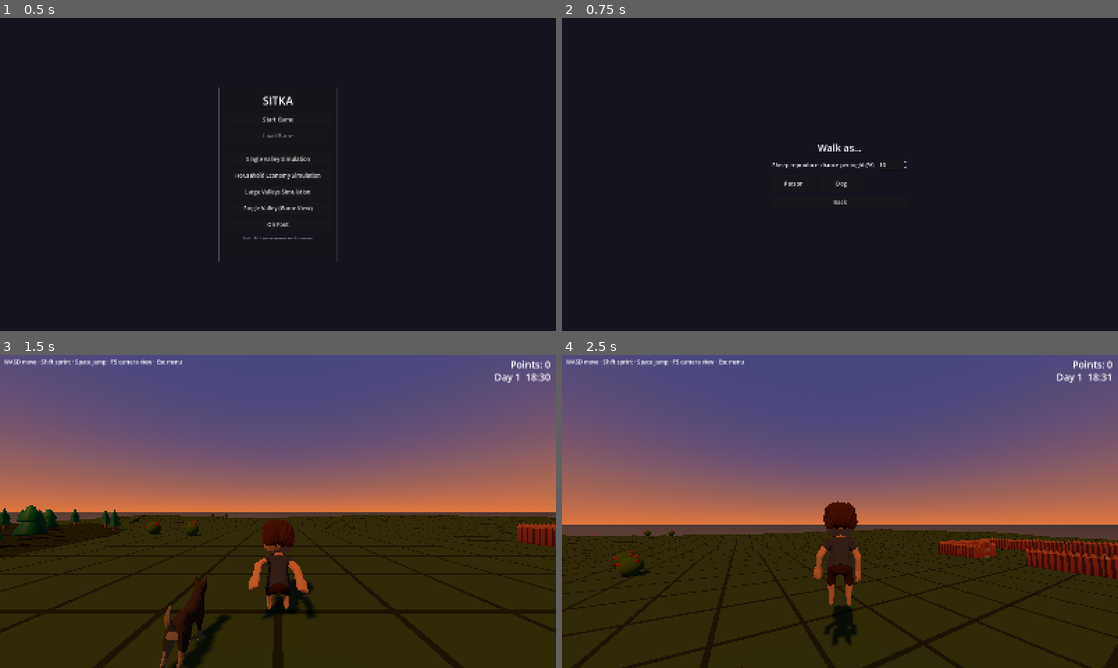
Above: before the commit, frames 1-4 (two rows, left to right).
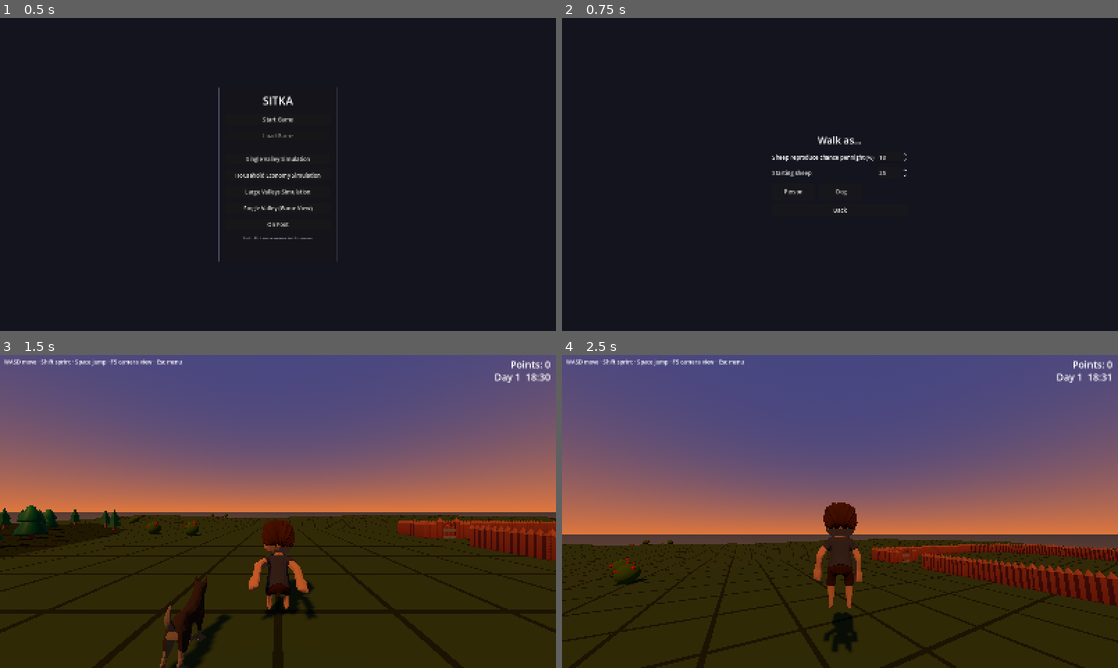
Above: after the commit, the same moments.

Repository: forsman5/sitka
Game: Godot game, scene res://scenes/ui/main_menu.tscn
Same seed, same stepped clock (60 frames per second), same inputs: the game is played once before the commit and once after it.
Inputs (mouse positions are in pixels of both pictures, inside the frame that each line leads up to):
- Up to frame 1 (0.5 s): no input
- Up to frame 2 (0.75 s): click "On Foot" at 0.5 s
- Up to frame 3 (1.5 s): click "Person" at 1.25 s
- Up to frame 4 (2.5 s): tap Enter at 2 s; move the mouse to (867, 511) at 2.02 s; hold Up (ui_up) from 2.03 s (still down); hold Q from 2.03 s (still down); click (867, 511) at 2.17 s; tap Space at 2.27 s

Frame 1 is identical in both runs. In frame 2, 0.9% of the frame differs, in the area x 37-62%, y 37-63%; in frame 3, 2.1%; in frame 4, 11%, in the area x 0-100%, y 46-100%.

Commit message:
On Foot: starting sheep count option on the chooser (default 25)
Replaces the hard-coded 3-5 starting flock. The pen already grows to fit.

Co-Authored-By: Claude Sonnet 5.5 <noreply@anthropic.com>

Diff:
--- a/scripts/on_foot/on_foot_player.gd
+++ b/scripts/on_foot/on_foot_player.gd
@@ -43,6 +43,10 @@
 ## Per-sheep chance of a lamb each night, as a percentage. Tunable from the
 ## chooser scene while validating; hide that field before release.
 static var sheep_repro_percent: float = 10.0
+
+## Sheep in the flock at the start of a fresh run (set from the chooser scene).
+## The pen grows to fit.
+static var start_sheep_count: int = 25
 
 ## Per-character body, camera and animation settings. Models face +Z at identity,
 ## so they are rotated half a turn to face the -Z movement direction.
--- a/scripts/on_foot/on_foot_select.gd
+++ b/scripts/on_foot/on_foot_select.gd
@@ -40,6 +40,21 @@
 	repro.value_changed.connect(func(v: float) -> void: OnFootPlayer.sheep_repro_percent = v)
 	repro_row.add_child(repro)
 
+	var start_row := HBoxContainer.new()
+	start_row.add_theme_constant_override("separation", 10)
+	box.add_child(start_row)
+	var start_label := Label.new()
+	start_label.text = "Starting sheep"
+	start_label.size_flags_horizontal = Control.SIZE_EXPAND_FILL
+	start_row.add_child(start_label)
+	var start_count := SpinBox.new()
+	start_count.min_value = 1.0
+	start_count.max_value = 200.0
+	start_count.step = 1.0
+	start_count.value = OnFootPlayer.start_sheep_count
+	start_count.value_changed.connect(func(v: float) -> void: OnFootPlayer.start_sheep_count = int(v))
+	start_row.add_child(start_count)
+
 	var row := HBoxContainer.new()
 	row.add_theme_constant_override("separation", 14)
 	box.add_child(row)
--- a/scripts/on_foot/on_foot_world.gd
+++ b/scripts/on_foot/on_foot_world.gd
@@ -26,8 +26,6 @@
 const LOSS_CHANCE := 0.4
 ## Pause between the last sheep entering the pen and the end-of-day screen.
 const EARLY_END_DELAY := 1.5
-const STARTING_FLOCK_MIN := 3
-const STARTING_FLOCK_MAX := 5
 ## The pen starts at its default size and grows by this many segments (each way)
 ## per PEN_GROW_STEP sheep beyond what the default pen holds.
 const PEN_BASE_CAPACITY := 10
@@ -73,7 +71,7 @@
 	else:
 		_day = 1
 		_flock_ages.clear()
-		for i in randi_range(STARTING_FLOCK_MIN, STARTING_FLOCK_MAX):
+		for i in OnFootPlayer.start_sheep_count:
 			_flock_ages.append(OnFootSheep.ADULT_AGE)
 	GameState.time_of_day = START_TIME_OF_DAY
 	_build_environment()
